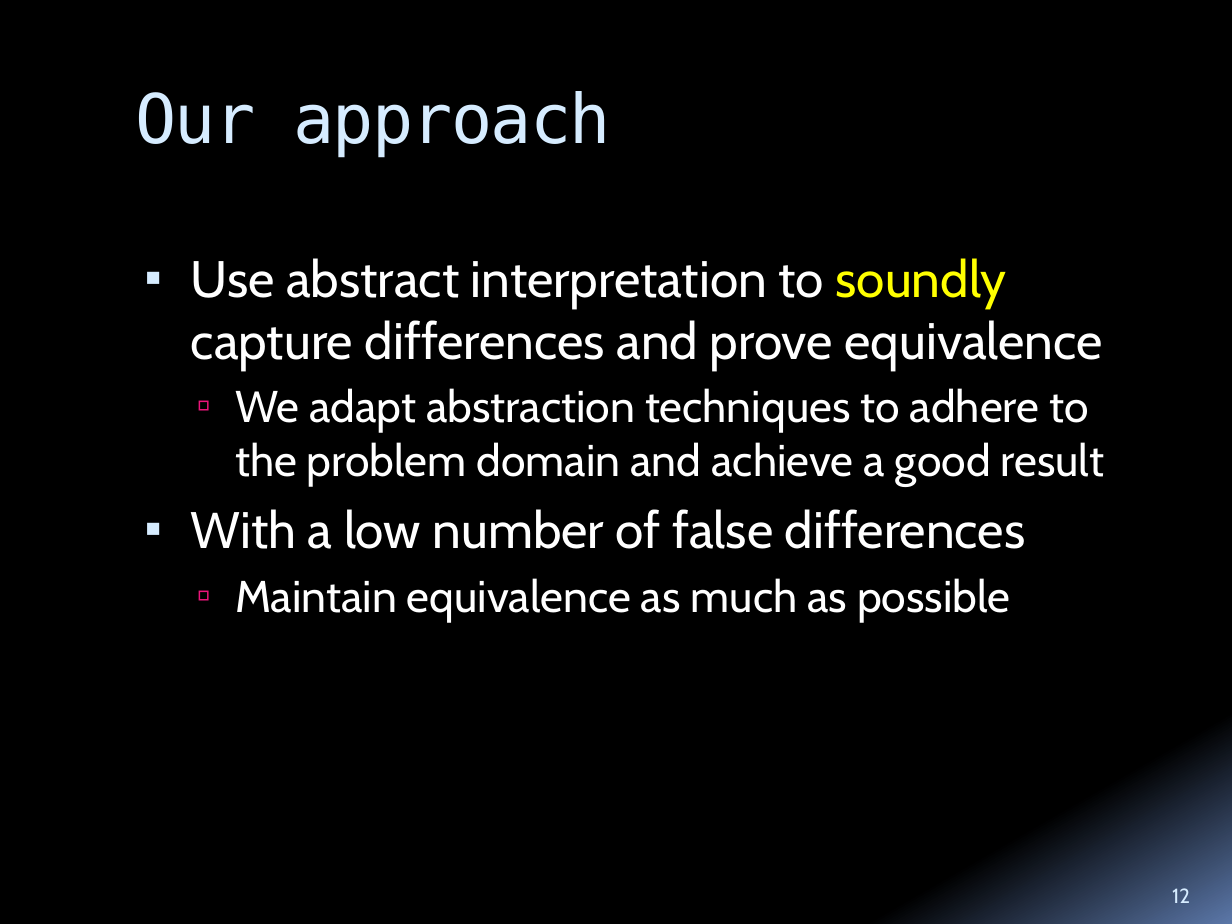
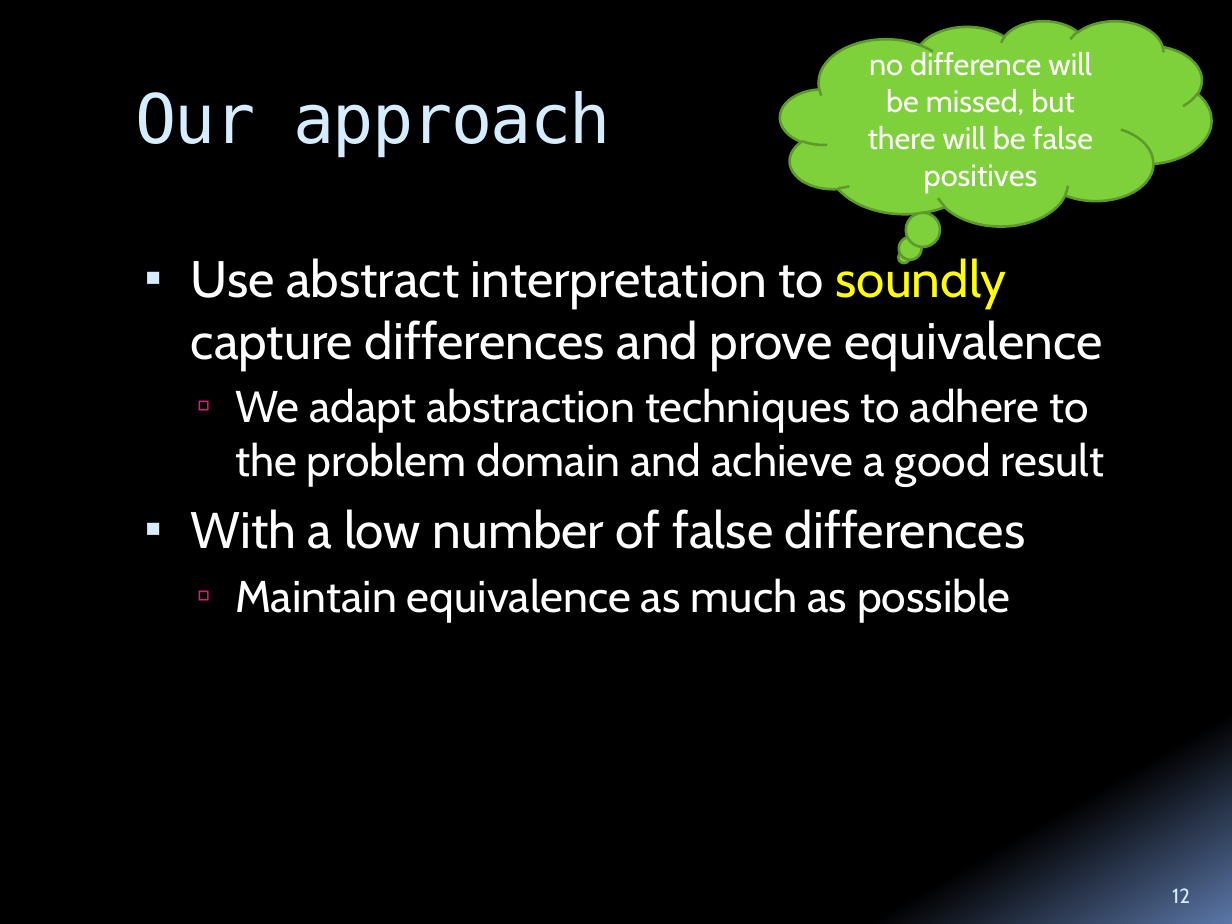
Before and after one commit to tech-srl/differential, a slide deck: slide 12 of doc/phd-proposal/Differential-PhD-Exam.pptx. Drawn at 1232x924 pixels with LibreOffice and Linux fonts; fonts in the diff are those of the drawing. Boxes give left, top, right and bottom in pixels: in the first picture for what was removed or moved away, otherwise in the second. Text is boxed around its words. In the diff, an @@ line names an element or a change of style, - is before the commit and + after.

```diff
--- a/doc/phd-proposal/Differential-PhD-Exam.pptx
+++ b/doc/phd-proposal/Differential-PhD-Exam.pptx
@@ thought cloud added at (780,21,1211,227), fill #7FD13B, outline #5E9B2C 1.5 pt, 18 pt, text #FFFFFF @@
+no difference will be missed, but there will be false positives
```
Also in this commit, not shown: 11 other slides changed, 1 slide added.
